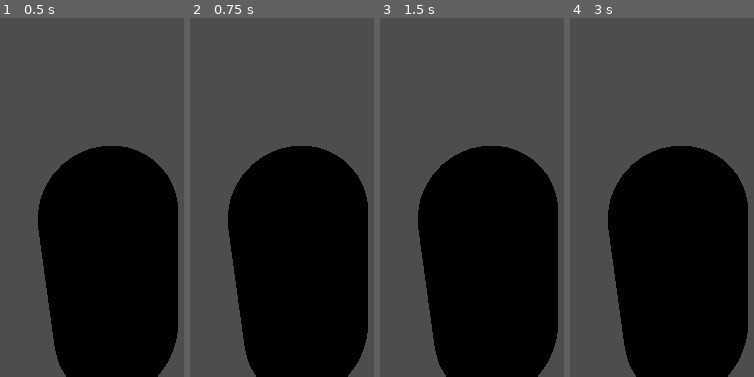
Above: before the commit, frames 1-4 (left to right).
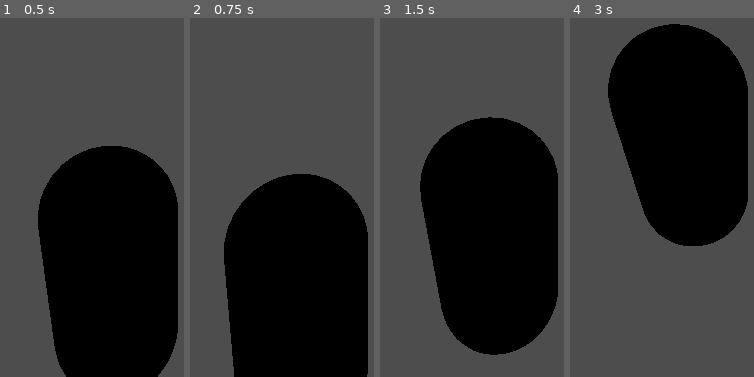
Above: after the commit, the same moments.

Repository: Its-JPower/DemonMightWeep6
Game: Godot game, scene res://Scenes/player.tscn
The game is run twice, just before and just after one commit, with the same random seed, the same clock (stepped at 60 frames per second) and the same inputs. The project has no main scene, so this scene is started directly.
Inputs (mouse positions are in pixels of both pictures, inside the frame that each line leads up to):
- Up to frame 1 (0.5 s): no input
- Up to frame 2 (0.75 s): tap Enter (ui_accept) at 0.5 s; move the mouse to (outside the picture) at 0.52 s; hold Right (ui_right) from 0.53 s (still down)
- Up to frame 3 (1.5 s): tap Enter (ui_accept) at 0.77, 1.25 s; move the mouse to (398, 175) at 1.27 s; release Right (ui_right) at 1.28 s; hold Down (ui_down) from 1.28 s (still down)
- Up to frame 4 (3 s): tap Enter (ui_accept) at 1.52, 2, 2.75 s; move the mouse to (outside the picture) at 2.02 s; release Down (ui_down) at 2.03 s; hold Right (ui_right) 2.03-2.78 s; move the mouse to (708, 240) at 2.77 s; hold Up (ui_up) from 2.78 s (still down)

Frame 1 is identical in both runs. In frame 2, 8.8% of the frame differs, in the area x 18-97%, y 35-100%; in frame 3, 14%; in frame 4, 54%, in the area x 20-97%, y 1-100%.

Commit message:
camera movement established

Diff:
--- a/Scenes/player.tscn
+++ b/Scenes/player.tscn
@@ -1,6 +1,7 @@
 [gd_scene format=3 uid="uid://c8dmjl15wp2dr"]
 
 [ext_resource type="Script" uid="uid://dasvqxme4o874" path="res://Scripts/player.gd" id="1_v0iea"]
+[ext_resource type="Script" uid="uid://camdmnsmasdba" path="res://Scripts/camera.gd" id="2_cvnsp"]
 
 [sub_resource type="CapsuleShape3D" id="CapsuleShape3D_cvnsp"]
 
@@ -19,3 +20,4 @@
 
 [node name="Camera3D" type="Camera3D" parent="CameraManager" unique_id=513598977]
 transform = Transform3D(1, 0, 0, 0, 0.9659259, 0.25881907, 0, -0.25881907, 0.9659258, 0.5, 1.5, 2)
+script = ExtResource("2_cvnsp")
--- /dev/null
+++ b/Scripts/camera.gd
@@ -0,0 +1,31 @@
+extends Camera3D
+
+@export var target: NodePath
+@export var distance: float = 5.0
+@export var sensitivity: float = 0.005
+@export var min_pitch: float = -0.4
+@export var max_pitch: float = 1.2
+
+var yaw: float = 0.0
+var pitch: float = 0.5
+
+func _ready():
+	Input.set_mouse_mode(Input.MOUSE_MODE_CAPTURED)
+
+func _unhandled_input(event):
+	if event is InputEventMouseMotion:
+		yaw   -= event.relative.x * sensitivity
+		pitch -= event.relative.y * sensitivity
+		pitch  = clamp(pitch, min_pitch, max_pitch)
+
+func _process(_delta):
+	var t = get_node(target)
+	if not t:
+		return
+
+	var offset = Vector3(0, 0, distance)
+	offset = offset.rotated(Vector3.RIGHT, pitch)
+	offset = offset.rotated(Vector3.UP, yaw)
+
+	global_position = t.global_position + offset
+	look_at(t.global_position, Vector3.UP)
--- a/Scripts/player.gd
+++ b/Scripts/player.gd
@@ -3,7 +3,18 @@
 
 const SPEED = 5.0
 const JUMP_VELOCITY = 4.5
+const MOUSE_SENSITIVITY = 0.003
 
+@onready var camera: Camera3D = $CameraManager/Camera3D
+
+func _ready():
+	Input.set_mouse_mode(Input.MOUSE_MODE_CAPTURED)
+
+func _unhandled_input(event):
+	if event is InputEventMouseMotion:
+		rotate_y(-event.relative.x * MOUSE_SENSITIVITY)
+		camera.rotate_x(-event.relative.y * MOUSE_SENSITIVITY)
+		camera.rotation.x = clamp(camera.rotation.x, -PI/2, PI/2)
 
 func _physics_process(delta: float) -> void:
 
Not shown, added: Scripts/camera.gd.uid
